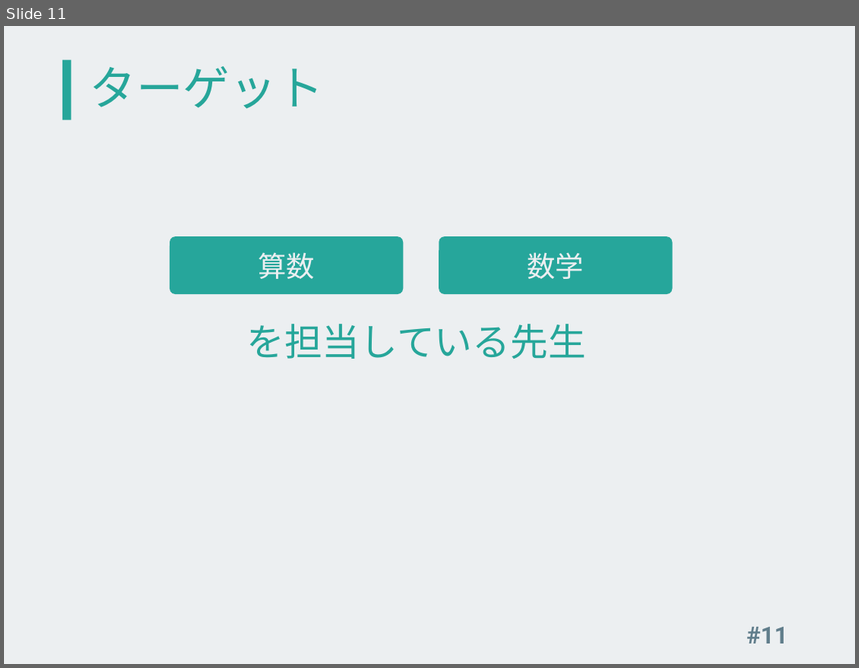
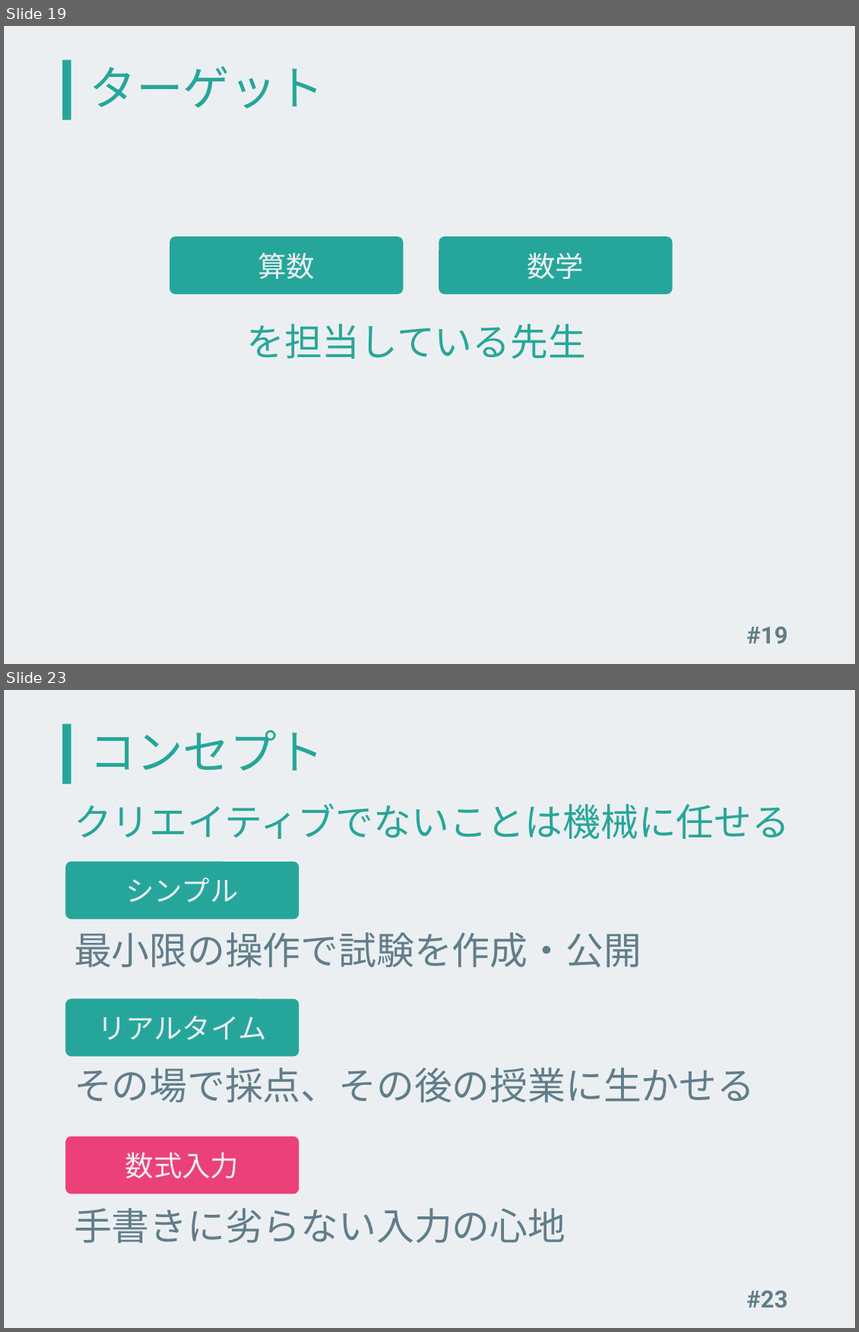
Before and after one commit to kinc-shinshu/smat-presentation, a slide deck: slide.pptx. Shown one above the other, each under a label of ours: slide 11 before the commit, slides 19 and 23 after it; the slides between them are not shown. The pictures are 859x668 and 859x1332 pixels, drawn with LibreOffice and Linux fonts; fonts in the diff are those of the drawing. Boxes give left, top, right and bottom in pixels: in the first picture for what was removed or moved away, otherwise in the second. Text is boxed around its words. In the diff, an @@ line names an element or a change of style, - is before the commit and + after.

```diff
--- a/slide.pptx
+++ b/slide.pptx
@@ slide 23 added at <box>4,690,855,1328</box>, background #ECEFF1; not listed: 1 template element that a slide beside it also shows @@
@@ title added at <box>90,730,324,771</box>, 39.6 pt, text #26A69A @@
+コンセプト
@@ text added at <box>74,803,790,839</box>, 32 pt, text #26A69A @@
+クリエイティブでないことは機械に任せる
@@ rounded rectangle added at <box>66,862,299,920</box>, fill #26A69B, 24 pt, text #ECEFF1 @@
+シンプル
@@ text added at <box>74,932,642,967</box>, 32 pt, text #607D8B @@
+最小限の操作で試験を作成・公開
@@ rounded rectangle added at <box>66,999,299,1057</box>, fill #26A69B, 24 pt, text #ECEFF1 @@
+リアルタイム
@@ text added at <box>74,1068,755,1103</box>, 32 pt, text #607D8B @@
+その場で採点、その後の授業に生かせる
@@ rounded rectangle added at <box>66,1137,299,1195</box>, fill #EC4079, 24 pt, text #ECEFF1 @@
+数式入力
@@ text added at <box>74,1208,566,1243</box>, 32 pt, text #607D8B @@
+手書きに劣らない入力の心地
@@ page number added at <box>747,1290,788,1308</box>, 20 pt, text #607D8B, bold @@
+#23
@@ what was slide 11 is now slide 19 @@
@@ page number at <box>747,626,788,644</box>: text changed @@
-#11
+#19
```
Also in this commit, not shown: 2 slides changed, 13 other slides added, 1 slide removed, 6 other files.
